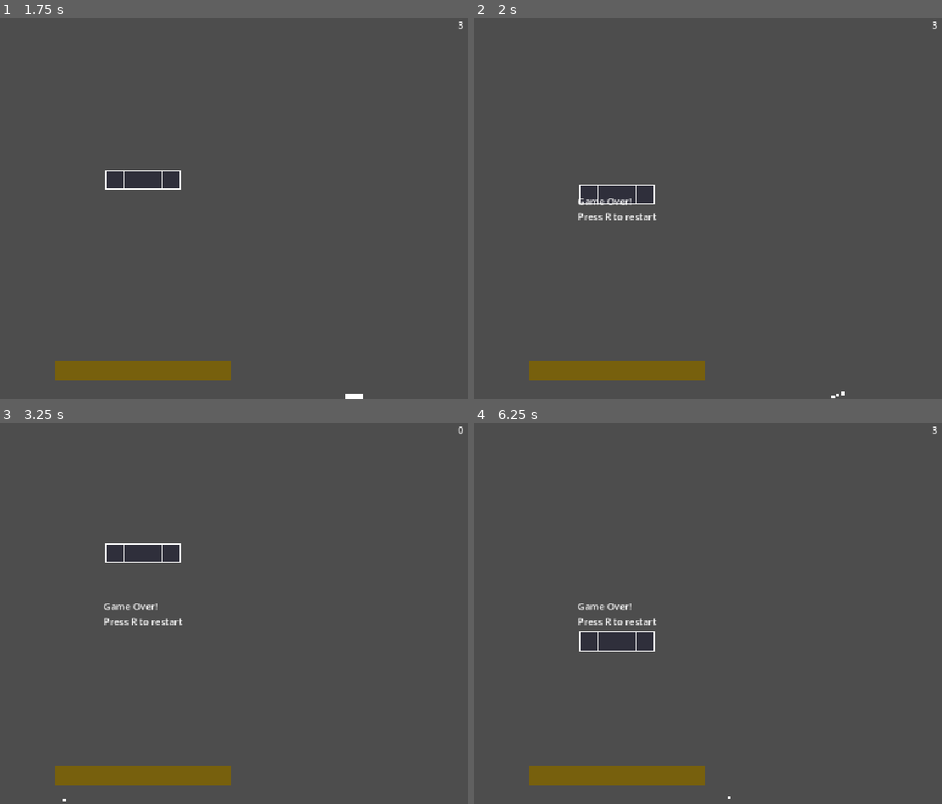
Above: before the commit, frames 1-4 (two rows, left to right).
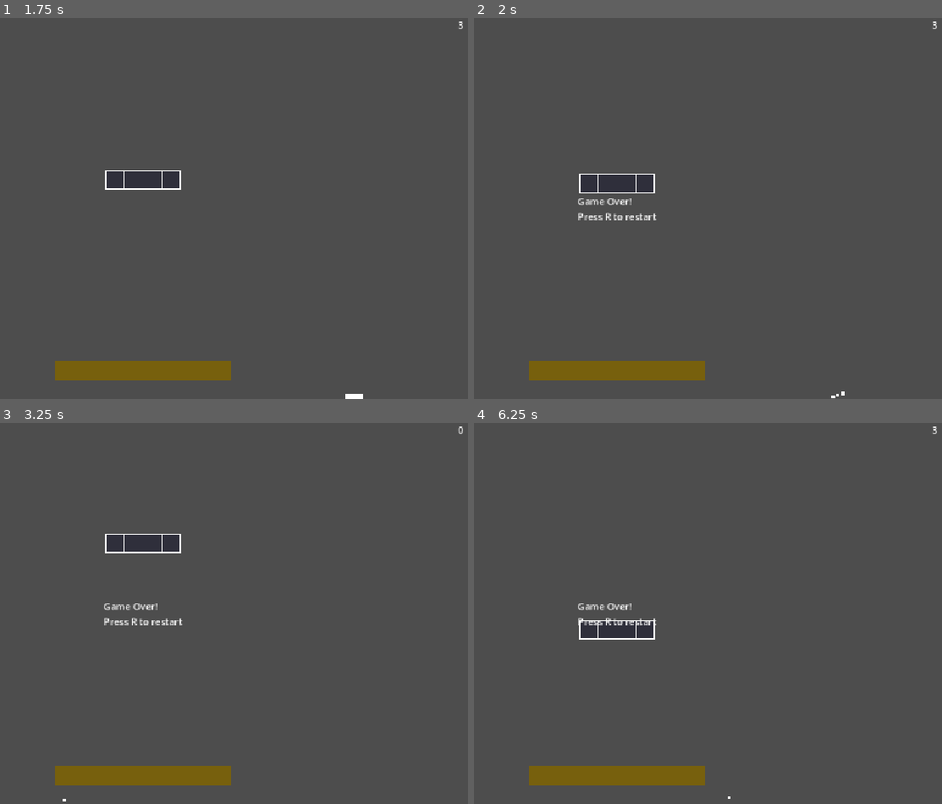
Above: after the commit, the same moments.

Repository: NxtCreator/heap
Game: Godot game, scene res://scenes/main.tscn
Same seed, same stepped clock (60 frames per second), same inputs: the game is played once before the commit and once after it.
Inputs (mouse positions are in pixels of both pictures, inside the frame that each line leads up to):
- Up to frame 1 (1.75 s): tap Enter at 0.5 s; move the mouse to (290, 189) at 0.52 s; hold Right (move_right) from 0.53 s (still down); tap Alt at 0.6 s; click (290, 189) at 0.67 s; tap Up (move_up) at 0.77, 1.52 s; move the mouse to (9, 227) at 1.27 s; tap Shift at 1.35 s
- Up to frame 2 (2 s): keep holding Right (move_right)
- Up to frame 3 (3.25 s): tap R (restart) at 2 s; move the mouse to (210, 529) at 2.02 s; release Right (move_right) at 2.03 s; hold Left (move_left) 2.03-2.78 s; tap Alt at 2.1 s; move the mouse to (107, 689) at 2.77 s; hold Right (move_right) from 2.78 s (still down); tap Shift at 2.85 s; click (107, 689) at 2.92 s; tap Up (move_up) at 3.02 s
- Up to frame 4 (6.25 s): tap R (restart) at 3.5, 4.15 s; move the mouse to (820, 670) at 3.52 s; tap Alt at 3.6, 5.1 s; tap Up (move_up) at 3.77, 4.52, 6.02 s; move the mouse to (outside the picture) at 4.27 s; release Right (move_right) at 4.28 s; hold Left (move_left) 4.28-5.03 s; tap Shift at 4.35, 5.85 s; move the mouse to (651, 613) at 5.02 s; hold Right (move_right) 5.03-5.78 s; click (651, 613) at 5.17 s; move the mouse to (516, 518) at 5.77 s; hold Left (move_left) from 5.78 s (still down)

Frame 1 is identical in both runs. In frame 2, 0.9% of the frame differs, in the area x 22-39%, y 40-49%; in frame 3, 0.9%; in frame 4, 1.0%, in the area x 22-39%, y 51-60%.

Commit message:
Freeze the game on death with tree pause and handle restart from an always-running UI script

Diff:
--- a/scenes/death_puff.tscn
+++ b/scenes/death_puff.tscn
@@ -1,6 +1,7 @@
 [gd_scene format=3 uid="uid://knfrkgq0ijh0"]
 
 [node name="DeathPuff" type="CPUParticles2D" unique_id=613483844]
+process_mode = 3
 emitting = false
 amount = 24
 lifetime = 0.6
--- a/scenes/main.tscn
+++ b/scenes/main.tscn
@@ -3,6 +3,7 @@
 [ext_resource type="PackedScene" uid="uid://bi6e4p8lcsauk" path="res://scenes/platform.tscn" id="1_0wfyh"]
 [ext_resource type="PackedScene" uid="uid://dhimhrj0ytlq" path="res://scenes/player.tscn" id="1_o5qli"]
 [ext_resource type="Script" uid="uid://b455u27kh8o35" path="res://scripts/main.gd" id="1_sugp2"]
+[ext_resource type="Script" uid="uid://c2vn6p05xjo3i" path="res://scripts/canvas_layer.gd" id="4_jyhfs"]
 
 [sub_resource type="RectangleShape2D" id="RectangleShape2D_62jd7"]
 size = Vector2(300, 32)
@@ -39,6 +40,8 @@
 wait_time = 5.0
 
 [node name="CanvasLayer" type="CanvasLayer" parent="." unique_id=251631521]
+process_mode = 3
+script = ExtResource("4_jyhfs")
 
 [node name="ScoreLabel" type="Label" parent="CanvasLayer" unique_id=891916763]
 anchors_preset = 1
--- /dev/null
+++ b/scripts/canvas_layer.gd
@@ -0,0 +1,15 @@
+extends CanvasLayer
+
+
+# Called every frame. 'delta' is the elapsed time since the previous frame.
+func _process(_delta: float) -> void:
+	var player = get_tree().get_first_node_in_group("player")
+	if player == null:
+		return
+
+	$ScoreLabel.text = str(player.best_height)
+	$GameOverLabel.visible = player.is_dead
+
+	if player.is_dead and Input.is_action_just_pressed("restart"):
+		get_tree().paused = false
+		get_tree().reload_current_scene()
--- a/scripts/main.gd
+++ b/scripts/main.gd
@@ -34,15 +34,7 @@
 
 func _process(_delta: float) -> void:
 	$Camera2D.position.y = lerp($Camera2D.position.y, camera_target_y, 0.5)
-	var player = get_tree().get_first_node_in_group("player")
-	if player == null:
-		return
 
-	if player.is_dead && Input.is_action_just_pressed("restart"):
-		get_tree().reload_current_scene()
-
-	$CanvasLayer/GameOverLabel.visible = player.is_dead
-	$CanvasLayer/ScoreLabel.text = str(player.best_height)
 
 # Shelved for now
 #func _on_enemy_timer_timeout() -> void:
--- a/scripts/player.gd
+++ b/scripts/player.gd
@@ -20,6 +20,7 @@
 	get_parent().add_child(death_puff)
 	death_puff.global_position = global_position
 	hide()
+	get_tree().paused = true
 
 func _ready() -> void:
 	$Polygon2D.color = Palette.FG
Not shown, added: scripts/canvas_layer.gd.uid
